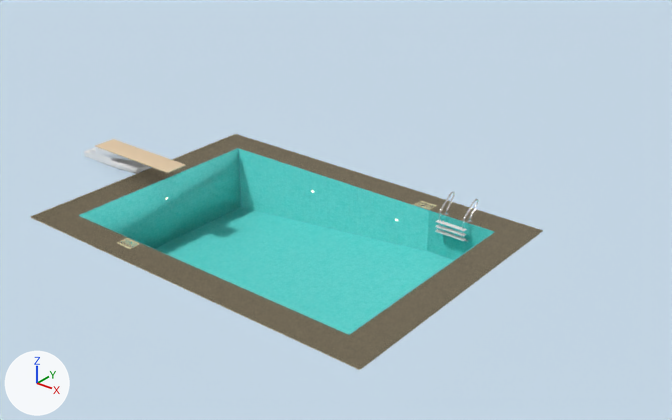
One commit to the glTF model dist/3dmodel/Pool.glb: the scene before it, then after it.
Before and after are seen from a camera (50 mm lens) standing at (64.3, -74.6, 51.1) and looking at (0.7, 4.9, 1.9). The lights are fixed; the arrows at lower left show +X, +Y and +Z. Where no turn or scale is listed for an object, it has been applied to the vertices.

Names of what the first picture shows: 'Ground', 'Pool Main', 'Trampolin'.
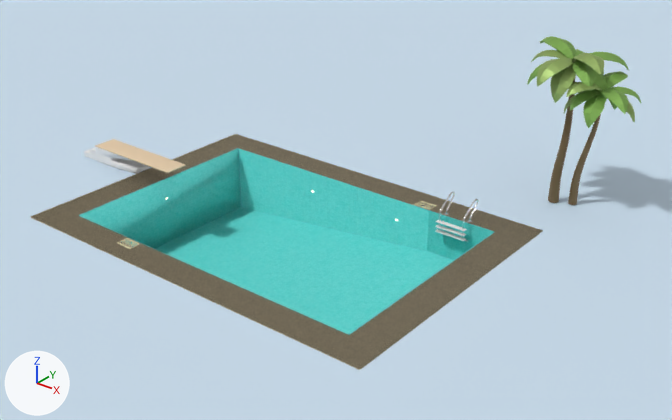
Changed parts and their boxes (x1, y1, x2, y2) in the pictures (672 x 420 px):
```json
{"object": "Palm-tree", "change": "added", "after": [527, 36, 629, 203], "on screen": "green", "faces in mat_green (green #97b165)": [531, 50, 604, 103], "faces in mat_green_2 (green #84b156)": [527, 36, 629, 102], "faces in mat_trunk (brown #7c6848)": [548, 79, 575, 203]}
{"object": "Palm-tree.001", "change": "added", "after": [564, 71, 641, 205], "on screen": "green", "faces in mat_green_2_001 (green #84b156)": [570, 71, 641, 128], "faces in mat_trunk_001 (brown #7c6848)": [568, 114, 601, 205], "faces in mat_green_001 (green #97b165)": [564, 82, 635, 122]}
```

Scene script edits in JSON lines:
```json
{"op": "add", "block": "mat_green_001", "code": ["mat_green_001 = principled_material('Green.001')", "mat_green_001.base_color = (0.308, 0.439, 0.131)  # green #97b165", "mat_green_001.metallic = 0.5"]}
{"op": "add", "block": "mat_green_2_001", "code": ["mat_green_2_001 = principled_material('Green_2.001')", "mat_green_2_001.base_color = (0.232, 0.439, 0.0933)  # green #84b156", "mat_green_2_001.metallic = 0.5"]}
{"op": "add", "block": "mat_trunk_001", "code": ["mat_trunk_001 = principled_material('Trunk.001')", "mat_trunk_001.base_color = (0.202, 0.14, 0.0651)  # brown #7c6948", "mat_trunk_001.metallic = 0.5"]}
{"op": "add", "block": "mat_trunk", "code": ["mat_trunk = principled_material('Trunk')", "mat_trunk.base_color = (0.202, 0.14, 0.0651)  # brown #7c6948", "mat_trunk.metallic = 0.5"]}
{"op": "add", "block": "mat_green", "code": ["mat_green = principled_material('Green')", "mat_green.base_color = (0.308, 0.439, 0.131)  # green #97b165", "mat_green.metallic = 0.5"]}
{"op": "add", "block": "mat_green_2", "code": ["mat_green_2 = principled_material('Green_2')", "mat_green_2.base_color = (0.232, 0.439, 0.0933)  # green #84b156", "mat_green_2.metallic = 0.5"]}
{"op": "add", "block": "me_cylinder_001", "code": ["me_cylinder_001 = bpy.data.meshes.new('Cylinder.001')", "me_cylinder_001.from_pydata(...)  # 913 vertices, 1768 faces; spans x -3.8..5.7, y -4.2..6.1, z 0.0..16.1", "# faces by material slot: [376, 580, 812]", "me_cylinder_001.materials.append(mat_trunk_001)  # brown #7c6948", "me_cylinder_001.materials.append(mat_green_001)  # green #97b165", "me_cylinder_001.materials.append(mat_green_2_001)  # green #84b156"]}
{"op": "add", "block": "me_cylinder", "code": ["me_cylinder = bpy.data.meshes.new('Cylinder')", "me_cylinder.from_pydata(...)  # 913 vertices, 1768 faces; spans x -6.2..4.7, y -4.2..7.1, z 0.0..19.1", "# faces by material slot: [376, 580, 812]", "me_cylinder.materials.append(mat_trunk)  # brown #7c6948", "me_cylinder.materials.append(mat_green)  # green #97b165", "me_cylinder.materials.append(mat_green_2)  # green #84b156"]}
{"op": "add", "block": "ob_palm_tree_001", "code": ["ob_palm_tree_001 = bpy.data.objects.new('Palm-tree.001', me_cylinder_001)", "ob_palm_tree_001.location = (22.88, 23.21, 2.45)"]}
{"op": "add", "block": "ob_palm_tree", "code": ["ob_palm_tree = bpy.data.objects.new('Palm-tree', me_cylinder)", "ob_palm_tree.location = (20.77, 22.63, 2.45)"]}
```
